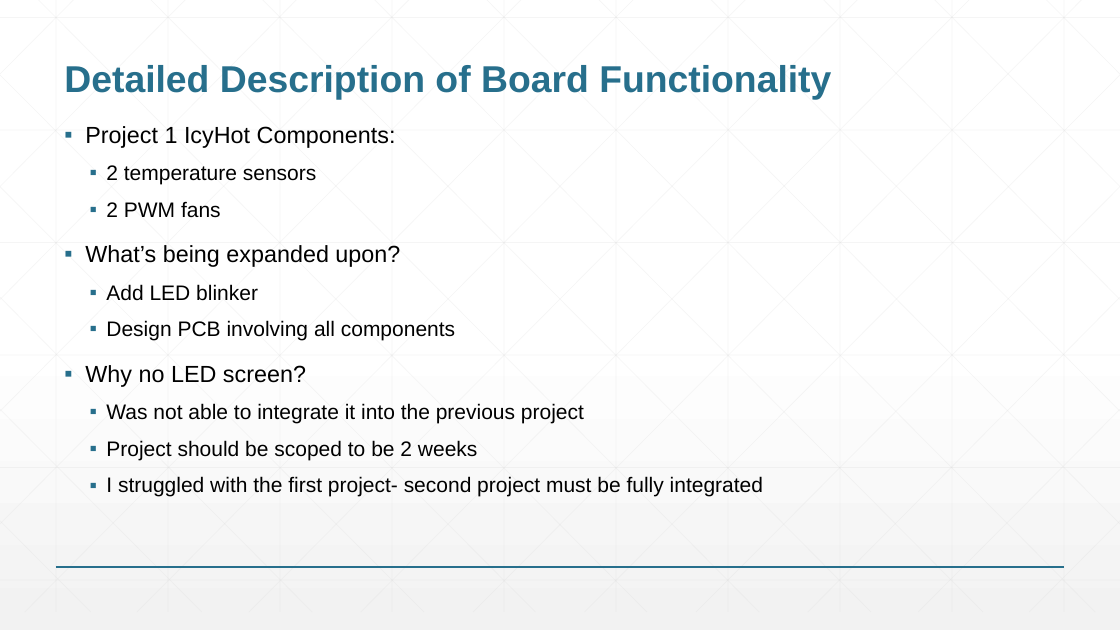
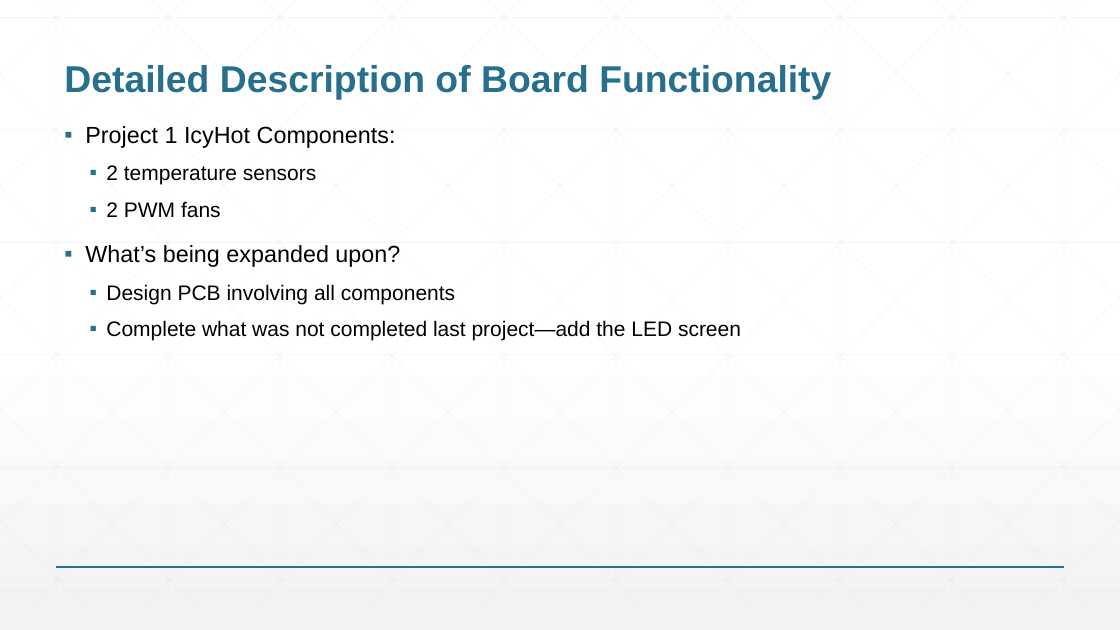
Before and after one commit to Bdinh7331/ENGI301, a slide deck: slide 3 of project_02/ENGI301_project2_proposal .pptx. Drawn at 1120x630 pixels with LibreOffice and Linux fonts; fonts in the diff are those of the drawing. Boxes give left, top, right and bottom in pixels: in the first picture for what was removed or moved away, otherwise in the second. Text is boxed around its words. In the diff, an @@ line names an element or a change of style, - is before the commit and + after.

```diff
--- a/project_02/ENGI301_project2_proposal .pptx
+++ b/project_02/ENGI301_project2_proposal .pptx
@@ text at <box>106,284,258,301</box>: paragraph removed @@
-  ▪ Add LED blinker
@@ text at <box>106,320,741,341</box>: text changed @@
-▪ Why no LED screen?
-  ▪ Was not able to integrate it into the previous project
-  ▪ Project should be scoped to be 2 weeks
-  ▪ I struggled with the first project- second project must be fully integrated
+  ▪ Complete what was not completed last project—add the LED screen
```
Also in this commit, not shown: 2 other slides changed.
